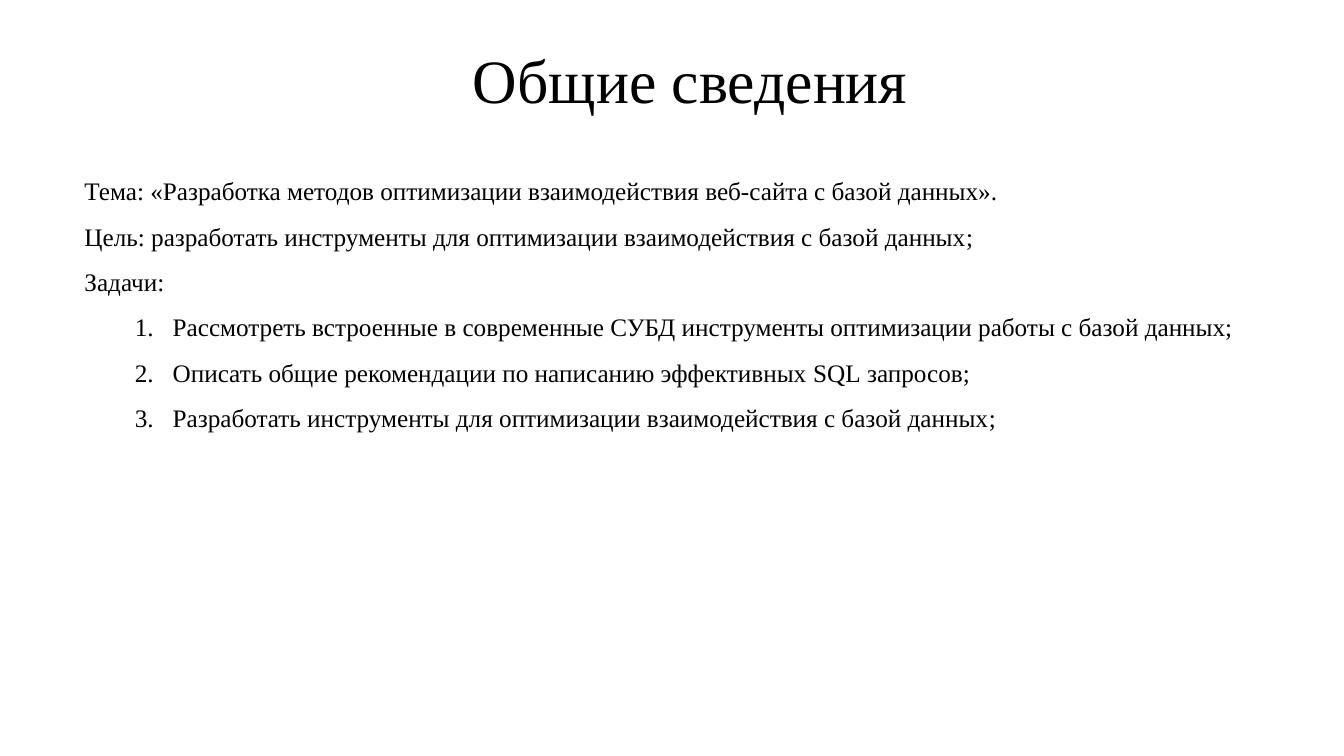
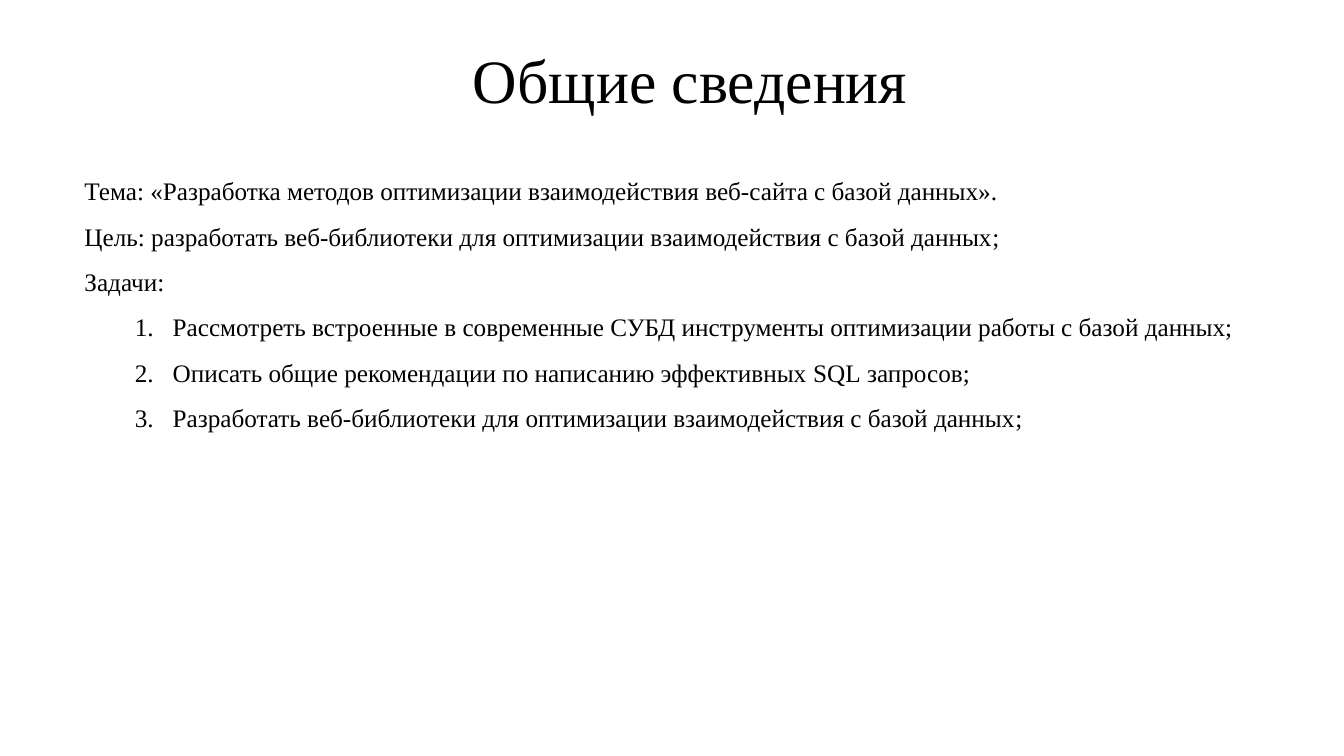
Before and after one commit to IgorTyutyunov/-, a slide deck: slide 2 of ВКР_5.pptx. Drawn at 1344x756 pixels with LibreOffice and Linux fonts; fonts in the diff are those of the drawing. Boxes give left, top, right and bottom in pixels: in the first picture for what was removed or moved away, otherwise in the second. Text is boxed around its words. In the diff, an @@ line names an element or a change of style, - is before the commit and + after.

```diff
--- a/ВКР_5.pptx
+++ b/ВКР_5.pptx
@@ text at bbox=[84, 228, 999, 252]: text changed @@
-Цель: разработать инструменты для оптимизации взаимодействия с базой данных;
+Цель: разработать веб-библиотеки для оптимизации взаимодействия с базой данных;
@@ text at bbox=[173, 409, 1022, 433]: text changed @@
-  3. Разработать инструменты для оптимизации взаимодействия с базой данных;
+  3. Разработать веб-библиотеки для оптимизации взаимодействия с базой данных;
```
Also in this commit, not shown: 7 other slides changed, 4 slides added, 3 slides removed.
